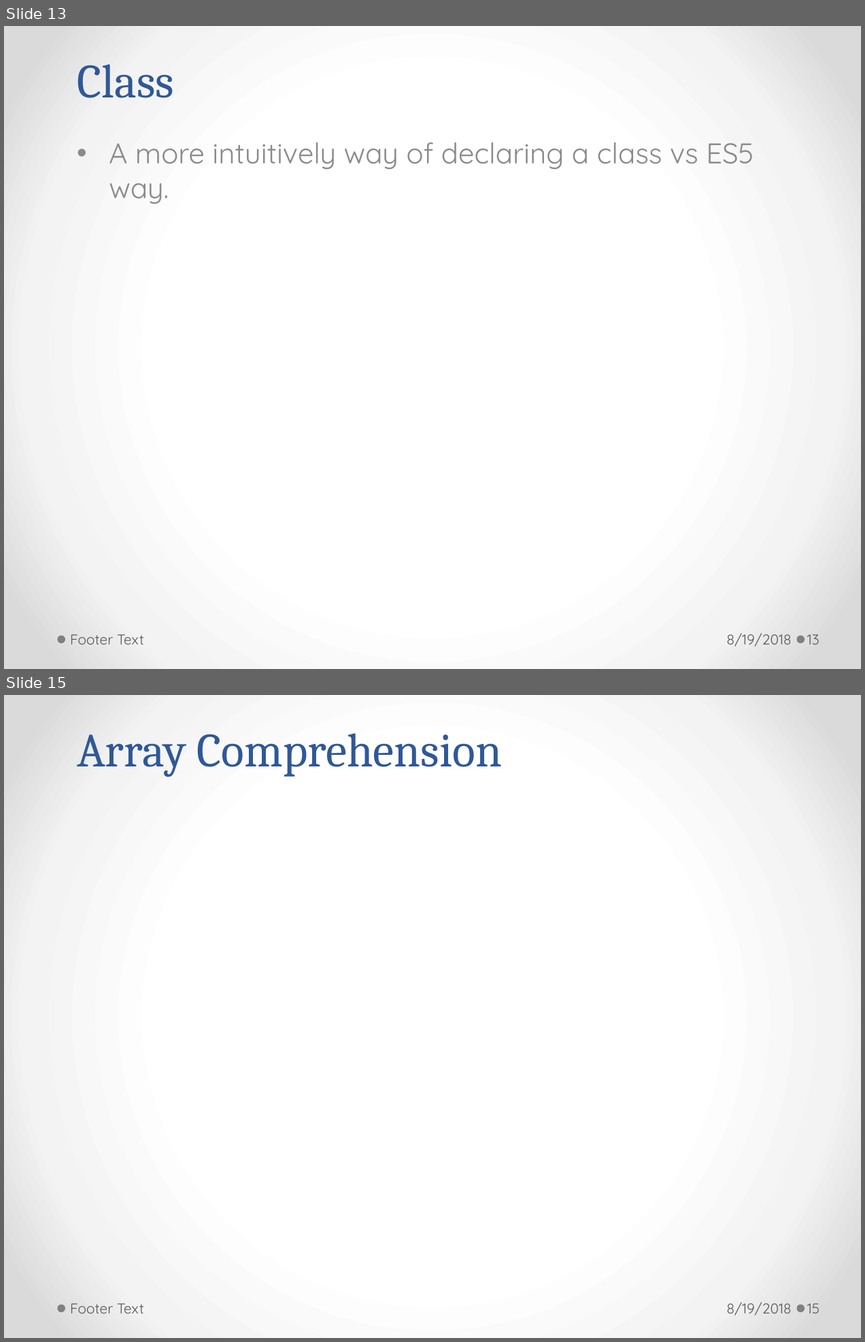
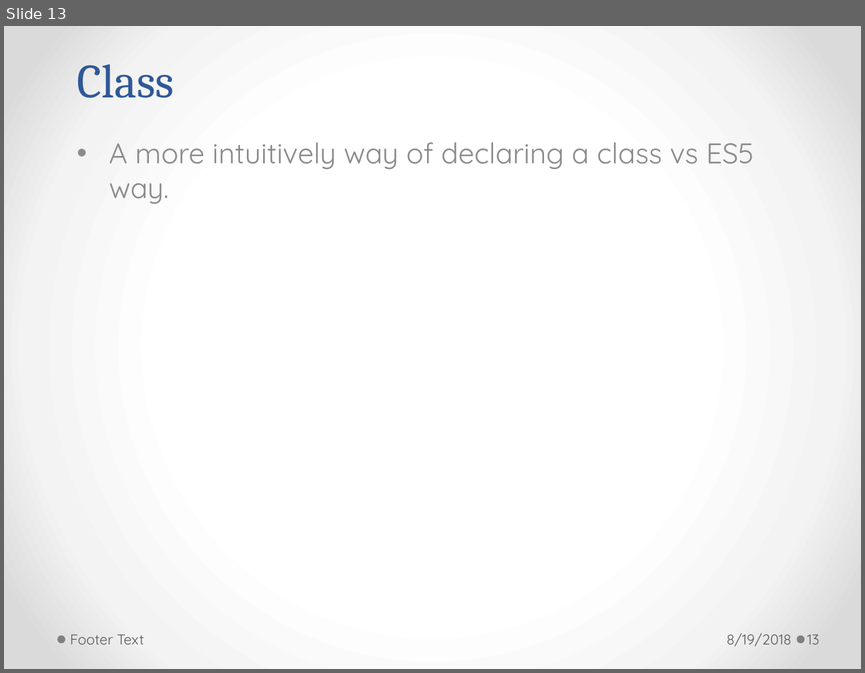
Before and after one commit to h-t-tran/brown, a slide deck: es6/es6.pptx. Shown one above the other, each under a label of ours: slides 13 and 15 before the commit, slide 13 after it; the slides between them are not shown. The pictures are 865x1342 and 865x673 pixels, drawn with LibreOffice and Linux fonts; fonts in the diff are those of the drawing. Boxes give left, top, right and bottom in pixels: in the first picture for what was removed or moved away, otherwise in the second. Text is boxed around its words. In the diff, an @@ line names an element or a change of style, - is before the commit and + after.

```diff
--- a/es6/es6.pptx
+++ b/es6/es6.pptx
@@ slide 15 removed at [4,695,861,1338], background gradient #FFFFFF to #F4F4F4 to #DADADA; not listed: 2 template elements that a slide beside it also shows @@
@@ title removed at [77,733,502,777] @@
-Array Comprehension
@@ text removed at [70,1303,144,1313] @@
-Footer Text
@@ text removed at [726,1302,791,1315] @@
-8/19/2018
@@ page number removed at [807,1303,819,1313] @@
-15
```
Also in this commit, not shown: 2 slides changed, 1 other slide removed, 5 other files.
